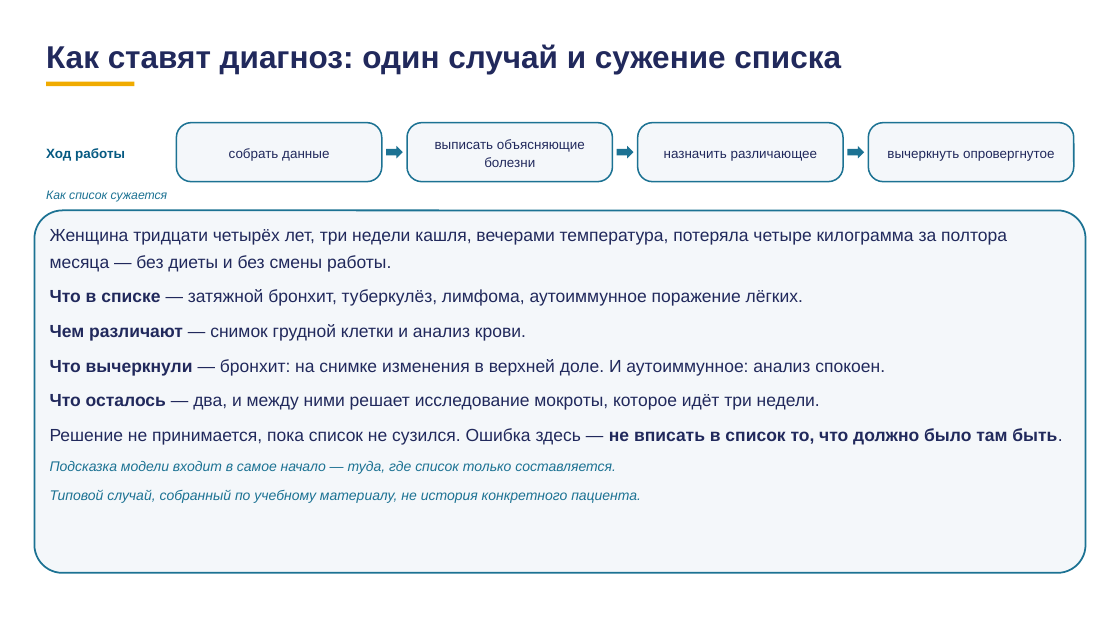
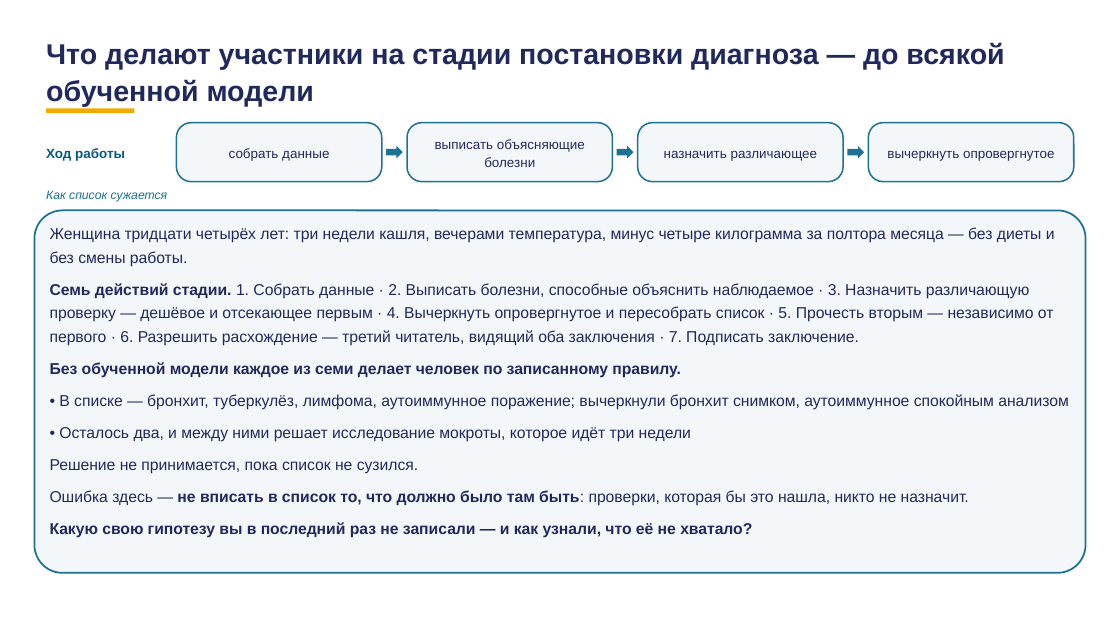
Before and after one commit to tellina-study/AI-usage-lessons, a slide deck: slide 33 of library/lectures/lec-07/rework/deck/lec-07-karkas.pptx (slide 36 before the commit). Drawn at 1120x630 pixels with LibreOffice and Linux fonts; fonts in the diff are those of the drawing. Boxes give left, top, right and bottom in pixels: in the first picture for what was removed or moved away, otherwise in the second. Text is boxed around its words. In the diff, an @@ line names an element or a change of style, - is before the commit and + after.

Commit message:
#229 дека: манифесты пересобраны после раскатки — 122 кадра, 100,15 мин

```diff
--- a/library/lectures/lec-07/rework/deck/lec-07-karkas.pptx
+++ b/library/lectures/lec-07/rework/deck/lec-07-karkas.pptx
@@ text at (46, 42, 1004, 107): text changed; size 27 to 24.5 pt @@
-Как ставят диагноз: один случай и сужение списка
+Что делают участники на стадии постановки диагноза — до всякой обученной модели
@@ rectangle: place and size @@
-rectangle at (46, 82, 134, 87)
+rectangle at (46, 108, 134, 113)
@@ text at (50, 227, 1069, 538): text changed; size 15 to 13.5 pt @@
-Женщина тридцати четырёх лет, три недели кашля, вечерами температура, потеряла четыре килограмма за полтора месяца — без диеты и без смены работы.
-Что в списке — затяжной бронхит, туберкулёз, лимфома, аутоиммунное поражение лёгких.
-Чем различают — снимок грудной клетки и анализ крови.
-Что вычеркнули — бронхит: на снимке изменения в верхней доле. И аутоиммунное: анализ спокоен.
-Что осталось — два, и между ними решает исследование мокроты, которое идёт три недели.
-Решение не принимается, пока список не сузился. Ошибка здесь — не вписать в список то, что должно было там быть.
-Подсказка модели входит в самое начало — туда, где список только составляется.
-Типовой случай, собранный по учебному материалу, не история конкретного пациента.
+Женщина тридцати четырёх лет: три недели кашля, вечерами температура, минус четыре килограмма за полтора месяца — без диеты и без смены работы.
+Семь действий стадии. 1. Собрать данные · 2. Выписать болезни, способные объяснить наблюдаемое · 3. Назначить различающую проверку — дешёвое и отсекающее первым · 4. Вычеркнуть опровергнутое и пересобрать список · 5. Прочесть вторым — независимо от первого · 6. Разрешить расхождение — третий читатель, видящий оба заключения · 7. Подписать заключение.
+Без обученной модели каждое из семи делает человек по записанному правилу.
+• В списке — бронхит, туберкулёз, лимфома, аутоиммунное поражение; вычеркнули бронхит снимком, аутоиммунное спокойным анализом
+• Осталось два, и между ними решает исследование мокроты, которое идёт три недели
+Решение не принимается, пока список не сузился.
+Ошибка здесь — не вписать в список то, что должно было там быть: проверки, которая бы это нашла, никто не назначит.
+Какую свою гипотезу вы в последний раз не записали — и как узнали, что её не хватало?
```
Also in this commit, not shown: 63 other slides changed, 38 slides added, 26 slides removed, 3 other files.
